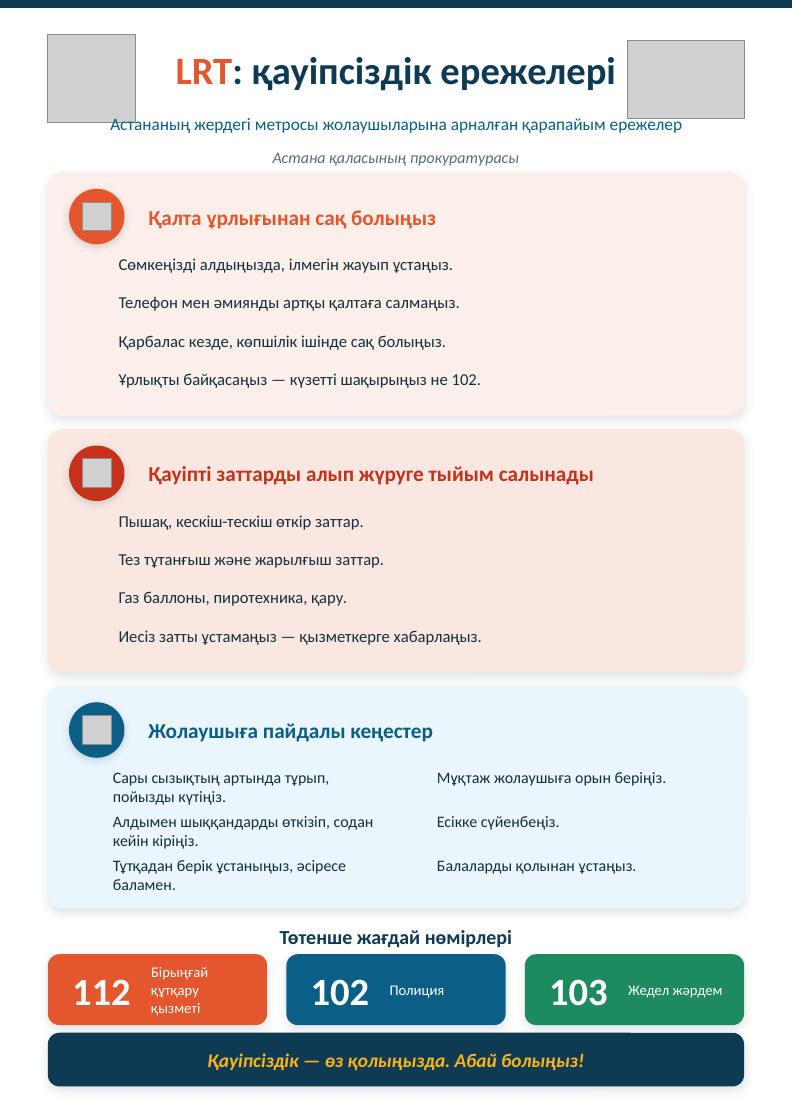
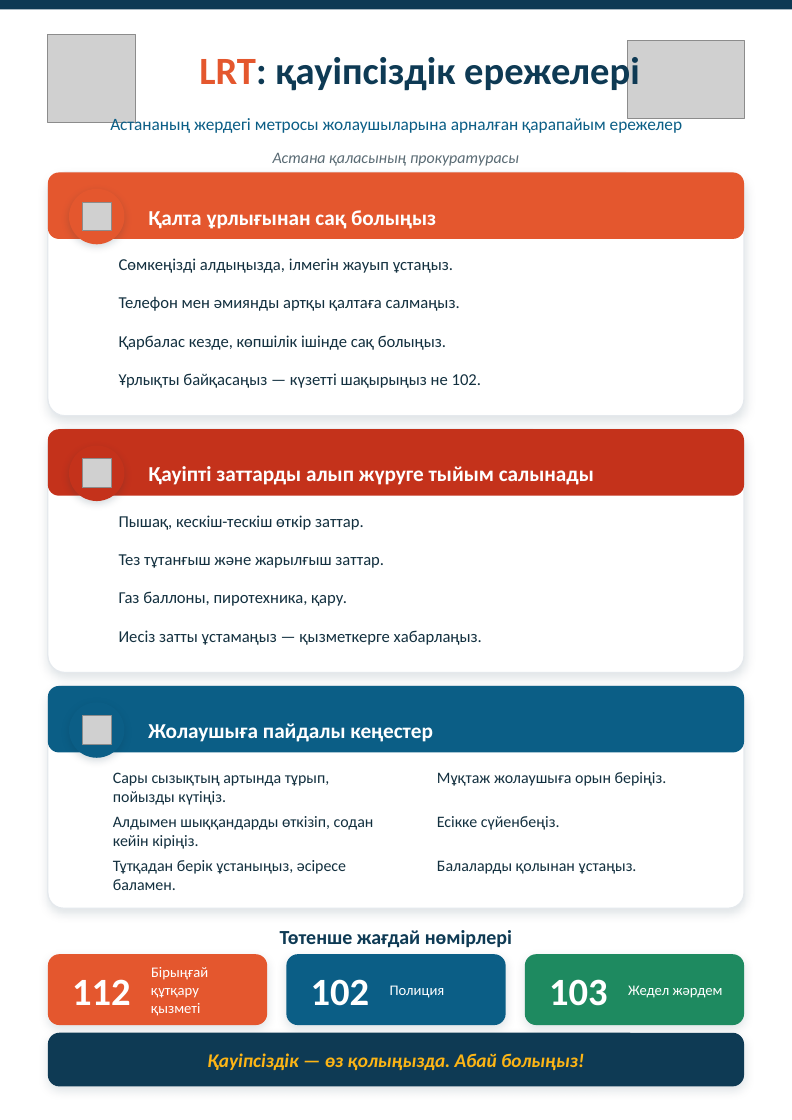
Before and after one commit to aoobakirov/board-presentation, a slide deck: slide 2 of lrt-poster/LRT_safety_poster_FINAL.pptx. Drawn at 792x1120 pixels with LibreOffice and Linux fonts; fonts in the diff are those of the drawing; grey boxes stand for pictures; background and template pictures are left out. Boxes give left, top, right and bottom in pixels: in the first picture for what was removed or moved away, otherwise in the second. Text is boxed around its words. In the diff, an @@ line names an element or a change of style, - is before the commit and + after.

```diff
--- a/lrt-poster/LRT_safety_poster_FINAL.pptx
+++ b/lrt-poster/LRT_safety_poster_FINAL.pptx
@@ text "LRT: қауіпсіздік ережелері" rewrapped from (176,57,616,91) to (199,52,640,94) @@
@@ rounded rectangle at (48,172,744,416): fill #FCEEE8 to #FFFFFF; outline none to #E5E9ED 1 pt; proportions changed @@
@@ rounded rectangle added at (48,172,744,238), fill #E4572E @@
@@ text "Қалта ұрлығынан сақ болыңыз" at (148,210,436,229): text colour #E4572E to #FFFFFF @@
@@ rounded rectangle at (48,429,744,672): fill #FBE7E1 to #FFFFFF; outline none to #E5E9ED 1 pt; proportions changed @@
@@ rounded rectangle added at (48,429,744,495), fill #C4321B @@
@@ text "Қауіпті заттарды алып жүруге тыйым ..." at (148,466,594,485): text colour #C4321B to #FFFFFF @@
@@ rounded rectangle at (48,686,744,908): fill #EAF6FC to #FFFFFF; outline none to #E5E9ED 1 pt; proportions changed @@
@@ rounded rectangle added at (48,686,744,752), fill #0B5E86 @@
@@ text "Жолаушыға пайдалы кеңестер" at (148,723,433,742): text colour #0B5E86 to #FFFFFF @@
```
Also in this commit, not shown: 1 other slide changed, 3 other files.
